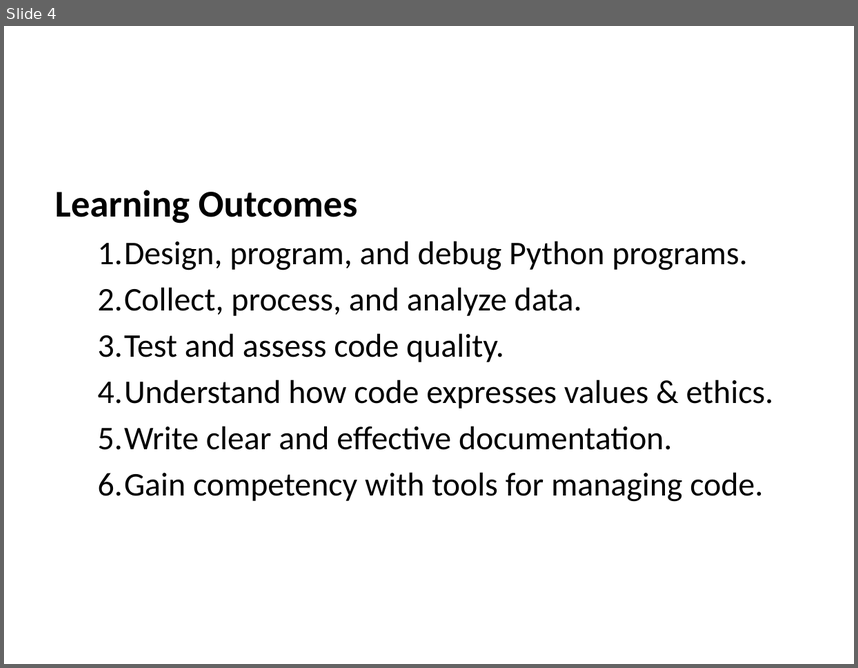
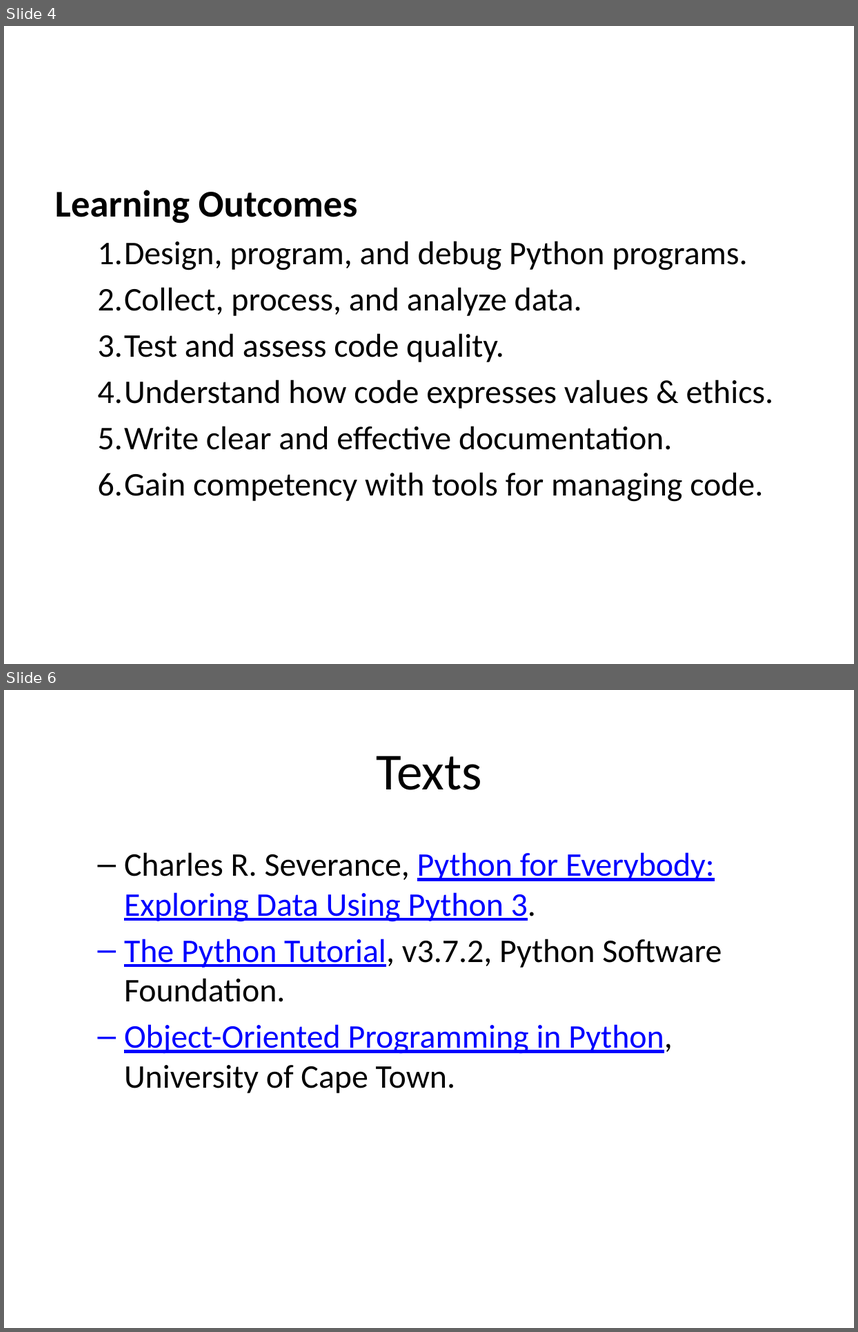
Before and after one commit to edsu/inst326, a slide deck: modules/introduction/105/slides.pptx. Shown one above the other, each under a label of ours: slide 4 before the commit, slides 4 and 6 after it; the slides between them are not shown. The pictures are 858x668 and 858x1332 pixels, drawn with LibreOffice and Linux fonts; fonts in the diff are those of the drawing. Boxes give left, top, right and bottom in pixels: in the first picture for what was removed or moved away, otherwise in the second. Text is boxed around its words. In the diff, an @@ line names an element or a change of style, - is before the commit and + after.

```diff
--- a/modules/introduction/105/slides.pptx
+++ b/modules/introduction/105/slides.pptx
@@ slide 6 added at [4,690,854,1328], background #FFFFFF @@
@@ title added at [376,756,482,790], 44 pt, text #000000 @@
+Texts
@@ text added at [124,852,722,1093], 28 pt, text #0000FF, underline @@
+  – Charles R. Severance, Python for Everybody: Exploring Data Using Python 3.
+  – The Python Tutorial, v3.7.2, Python Software Foundation.
+  – Object-Oriented Programming in Python, University of Cape Town.
```
Also in this commit, not shown: 3 other slides added, 5 other files.
